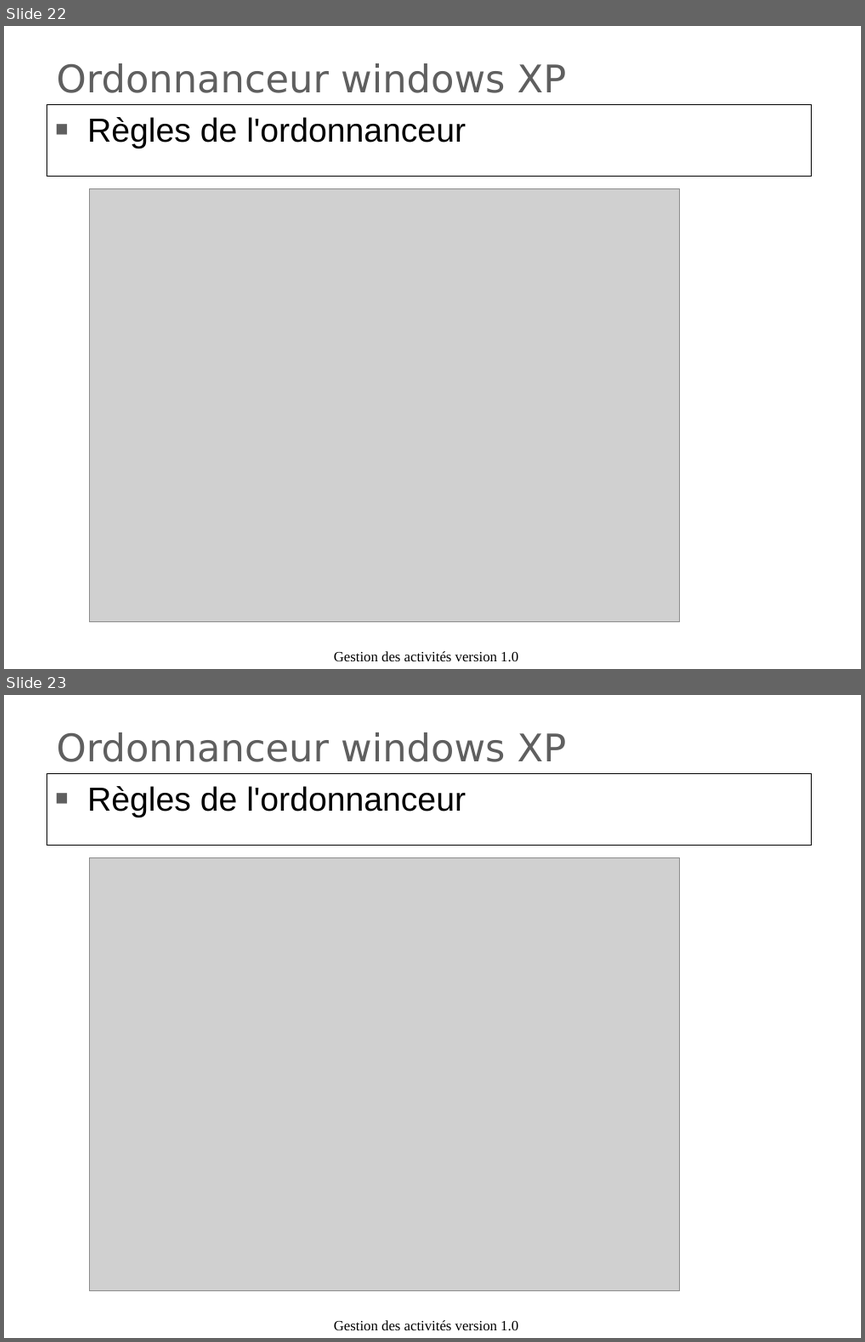
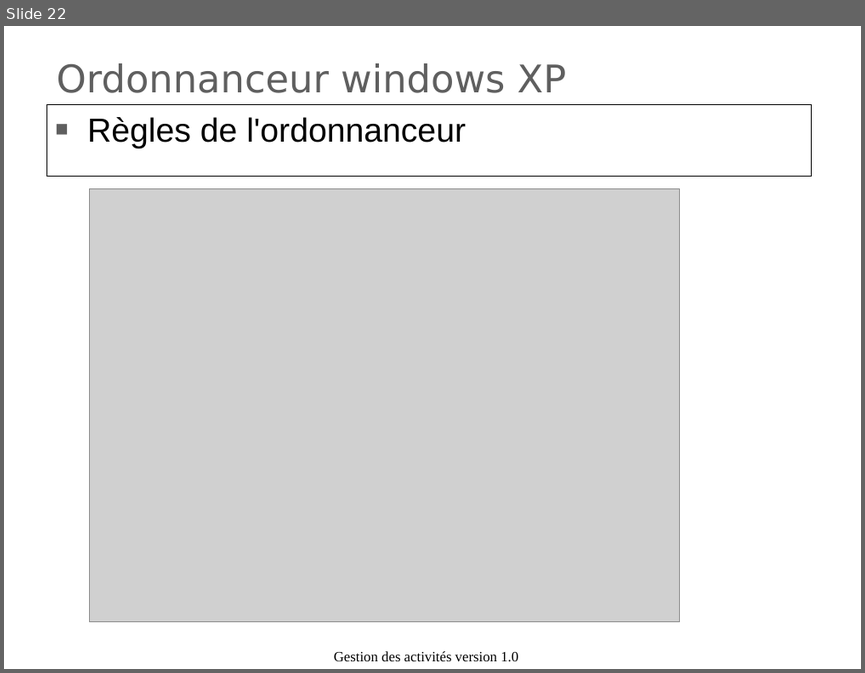
Before and after one commit to duanegris/texts, a slide deck: isi1/slides/6_gestion_des_activites.ppt. Shown one above the other, each under a label of ours: slides 22 and 23 before the commit, slide 22 after it. The pictures are 865x1342 and 865x673 pixels, drawn with LibreOffice and Linux fonts; fonts in the diff are those of the drawing; grey boxes stand for pictures; background and template pictures are left out. Boxes give left, top, right and bottom in pixels: in the first picture for what was removed or moved away, otherwise in the second. Text is boxed around its words. In the diff, an @@ line names an element or a change of style, - is before the commit and + after.

```diff
--- a/isi1/slides/6_gestion_des_activites.ppt
+++ b/isi1/slides/6_gestion_des_activites.ppt
@@ slide 23 removed at bbox=[4, 695, 861, 1338], background picture (left out) @@
@@ title removed at bbox=[57, 732, 567, 762] @@
-Ordonnanceur windows XP
@@ rectangle removed at bbox=[46, 774, 812, 845] @@
-■ Règles de l'ordonnanceur
@@ picture removed at bbox=[90, 858, 680, 1292] @@
@@ text removed at bbox=[334, 1320, 518, 1331] @@
-Gestion des activités version 1.0
```
Also in this commit, not shown: 4 slides changed, 3 slides added, 1 other slide removed, 1 other file.
